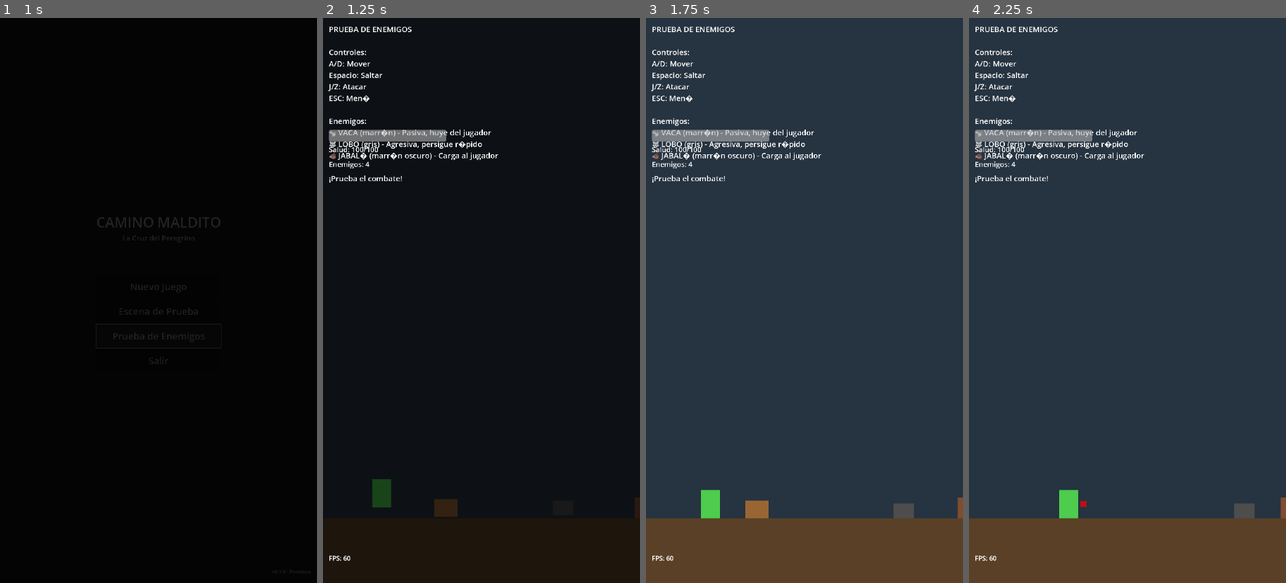
Above: before the commit, frames 1-4 (left to right).
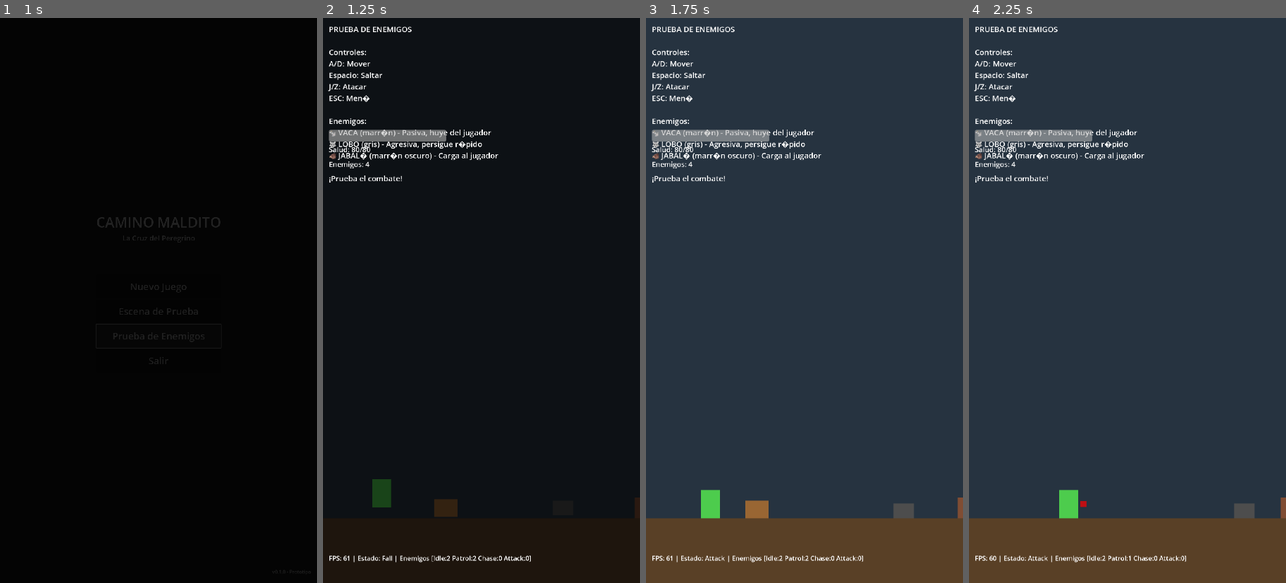
Above: after the commit, the same moments.

Repository: juanrafernandez/pilgrim
Game: Godot game, scene res://scenes/main/main_menu.tscn
The game is run twice, just before and just after one commit, with the same random seed, the same clock (stepped at 60 frames per second) and the same inputs.
Inputs:
- Up to frame 1 (1 s): click "Prueba de Enemigos" at 0.5 s
- Up to frame 2 (1.25 s): no input
- Up to frame 3 (1.75 s): hold D (move_right) from 1.28 s (still down); tap J (attack) at 1.35 s; tap W (jump) at 1.52 s
- Up to frame 4 (2.25 s): keep holding D (move_right); tap J (attack) at 2.1 s

Frame 1 is identical in both runs. In frame 2, 0.3% of the frame differs, in the area x 7-66%, y 22-97%; in frame 3, 0.3%; in frame 4, 0.3%.
Error before the commit: Parse Error: Only identifier, attribute access, and subscription access can be used as assignment target. (res://scenes/main/test_scene_enemies.gd:137)

Commit message:
fix: correct GDScript syntax for theme font size override
Changed from invalid syntax 'victory_label.theme_override_font_sizes/font_size = 48'
to correct method call 'victory_label.add_theme_font_size_override("font_size", 48)'

Diff:
--- a/scenes/main/test_scene_enemies.gd
+++ b/scenes/main/test_scene_enemies.gd
@@ -134,7 +134,7 @@
 	"""Show victory message when all enemies defeated"""
 	var victory_label = Label.new()
 	victory_label.text = "¡TODOS LOS ENEMIGOS DERROTADOS!"
-	victory_label.theme_override_font_sizes/font_size = 48
+	victory_label.add_theme_font_size_override("font_size", 48)
 	victory_label.modulate = Color(1.0, 1.0, 0.0)
 	victory_label.position = Vector2(200, 800)
 
